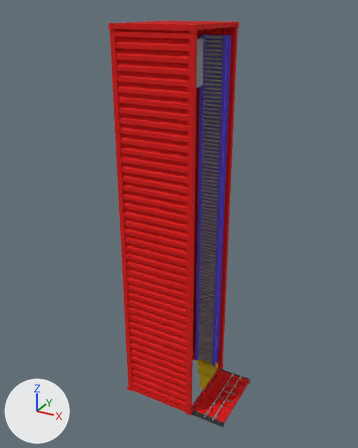
A saved change to the OBJ model osrf_gear/models/shipping_container/meshes/ShippingContainer_Textured.obj.
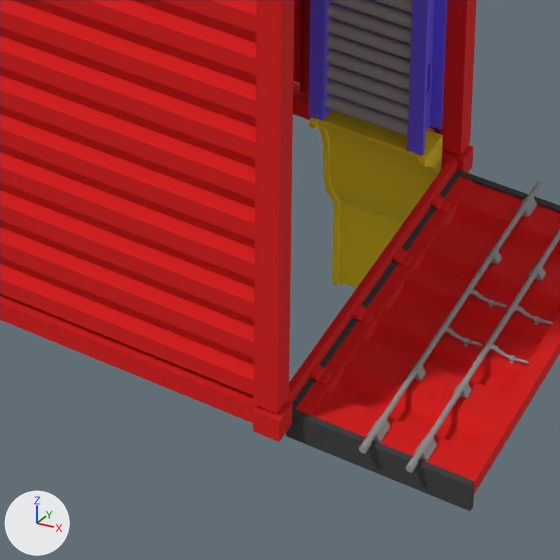
Each version is shown whole from a 50 mm camera at (6.96, -14.14, 8.96) aimed at (-0.11, -1.28, 2.53), then close up on the part from 40% to 67% of the width and 76% to 97% of the height. Arrows for +X, +Y and +Z are at lower left; the lights stay in place. Where no turn or scale is listed for an object, it has been applied to the vertices.

In view in the first close-up: 'ShippingContainer_Textured'.
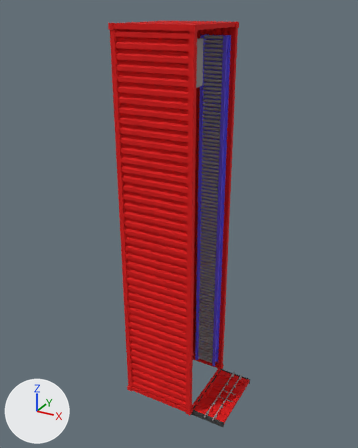
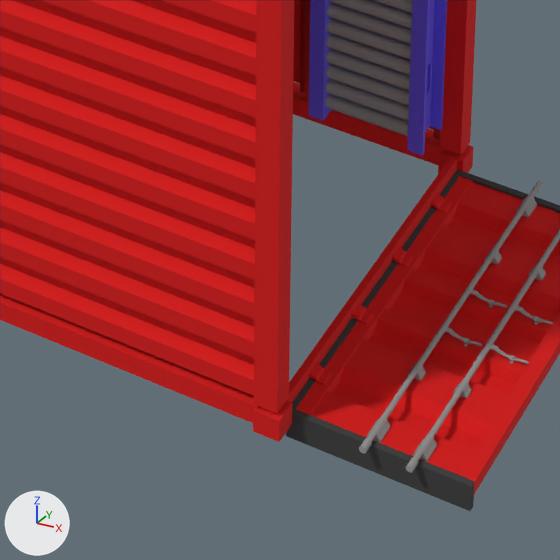
Commit message: Disable ramp visualisation

Patch to the scene script:
```diff
--- a/osrf_gear/models/shipping_container/meshes/ShippingContainer_Textured.obj.py
+++ b/osrf_gear/models/shipping_container/meshes/ShippingContainer_Textured.obj.py
@@ me_shippingcontainer_textured @@
 me_shippingcontainer_textured.from_pydata(...)  # 7540 vertices, 5109 faces; spans x -1.42..2.27, y -2.75..-0.02, z -5.09..8.56
 # used by ob_shippingcontainer_textured; location = (0.0, 0.0, 0.0)
+# me_shippingcontainer_textured part 1: the loose piece of 161 vertices spanning x 0.16..0.99, y -0.47..-0.02, z -5.09..-3.39 is deleted
 me_shippingcontainer_textured.materials.append(mat_shippingcontainer)
```

Location of each change, [x1, y1, x2, y2] in pixels of the close-ups (560 x 560 px):
part 1 of me_shippingcontainer_textured, deleted (yellow): before [309, 110, 443, 288]
